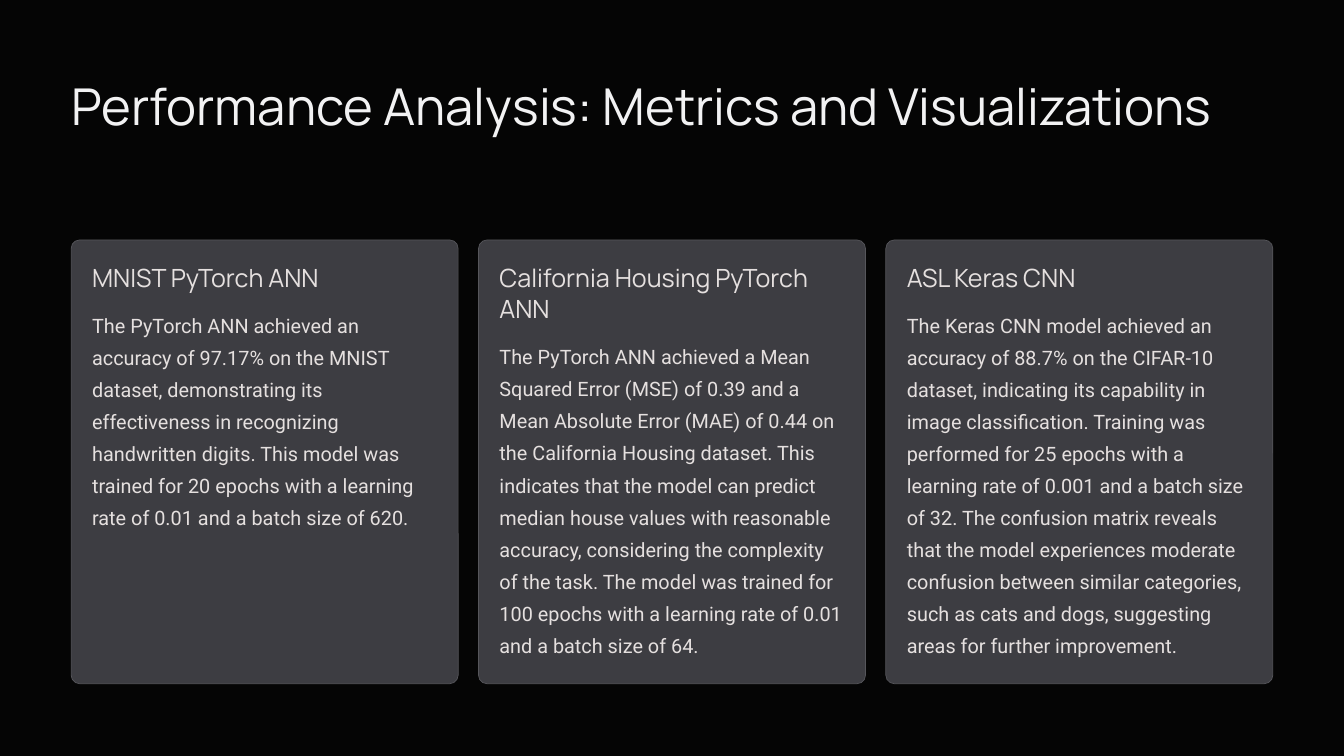
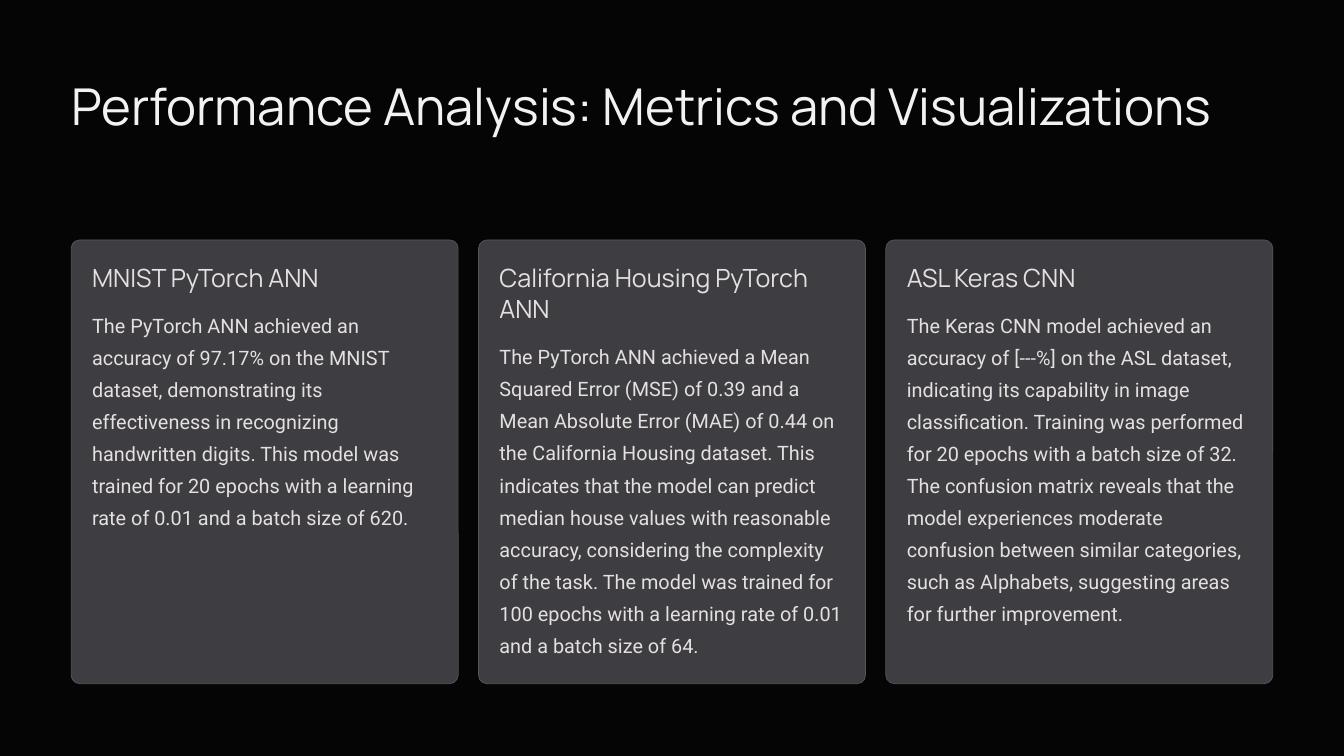
Before and after one commit to SYED-ALI-5/ANN-CNN-Project, a slide deck: slide 6 of ANN-CNN Project.pptx. Drawn at 1344x756 pixels with LibreOffice and Linux fonts; fonts in the diff are those of the drawing; background and template pictures are left out. Boxes give left, top, right and bottom in pixels: in the first picture for what was removed or moved away, otherwise in the second. Text is boxed around its words. In the diff, an @@ line names an element or a change of style, - is before the commit and + after.

```diff
--- a/ANN-CNN Project.pptx
+++ b/ANN-CNN Project.pptx
@@ text at (x1=907, y1=350, x2=1244, y2=625): text changed @@
-The Keras CNN model achieved an accuracy of 88.7% on the CIFAR-10 dataset, indicating its capability in image classification. Training was performed for 25 epochs with a learning rate of 0.001 and a batch size of 32. The confusion matrix reveals that the model experiences moderate confusion between similar categories, such as cats and dogs, suggesting areas for further improvement.
+The Keras CNN model achieved an accuracy of [---%] on the ASL dataset, indicating its capability in image classification. Training was performed for 20 epochs with a batch size of 32. The confusion matrix reveals that the model experiences moderate confusion between similar categories, such as Alphabets, suggesting areas for further improvement.
```
Also in this commit, not shown: 2 other slides changed, 3 other files.
